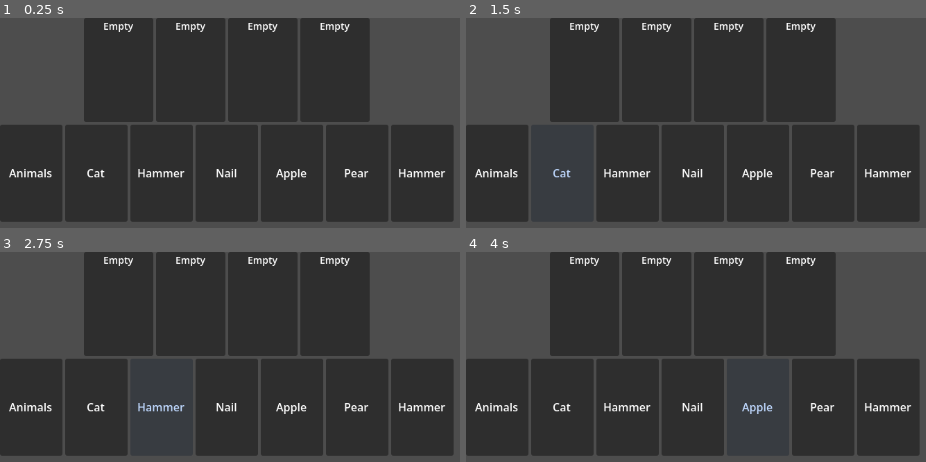
Above: before the commit, frames 1-4 (two rows, left to right).
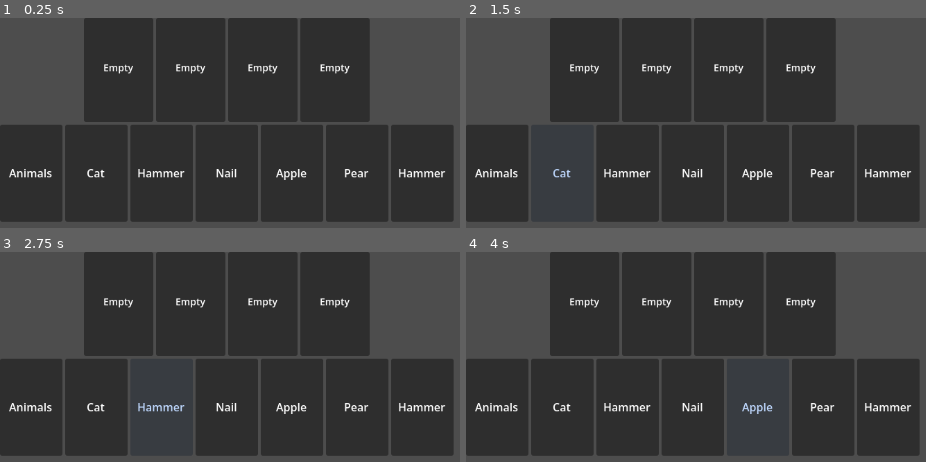
Above: after the commit, the same moments.

Repository: Crevlm/WordSolitaire
Game: Godot game, scene res://scenes/board.tscn
Same seed, same stepped clock (60 frames per second), same inputs: the game is played once before the commit and once after it. The project has no main scene, so this scene is started directly.
Inputs:
- Up to frame 1 (0.25 s): no input
- Up to frame 2 (1.5 s): click "Animals" at 0.5 s; click "Cat" at 1.25 s
- Up to frame 3 (2.75 s): click "Hammer" at 2 s
- Up to frame 4 (4 s): click "Nail" at 2.75 s; click "Apple" at 3.5 s

The runs differ from the first frame. In frame 1, 1.2% of the frame differs, in the area x 22-77%, y 2-27%; in frame 2, 1.2%; in frame 3, 1.2%; in frame 4, 1.2%.

Commit message:
File export to new github repository

Diff:
--- a/scenes/foundation_slot.tscn
+++ b/scenes/foundation_slot.tscn
@@ -14,6 +14,7 @@
 custom_minimum_size = Vector2(0, 25)
 layout_mode = 2
 size_flags_horizontal = 4
+size_flags_vertical = 6
 theme_override_font_sizes/font_size = 14
 text = "Empty
 "
--- a/scripts/card.gd
+++ b/scripts/card.gd
@@ -5,6 +5,7 @@
 @export var word: String = "Dog"
 @export var category: String = "Animals"
 @export var is_category_card: bool = false
+@export var required_count: int = 0
 
 @onready var word_label = $WordLabel
 
Not shown, removed: README.md
